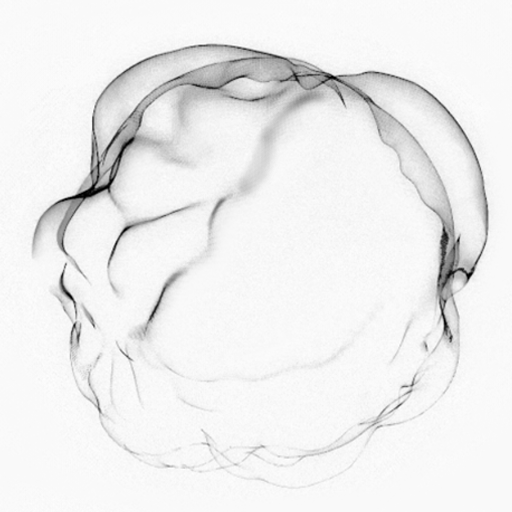
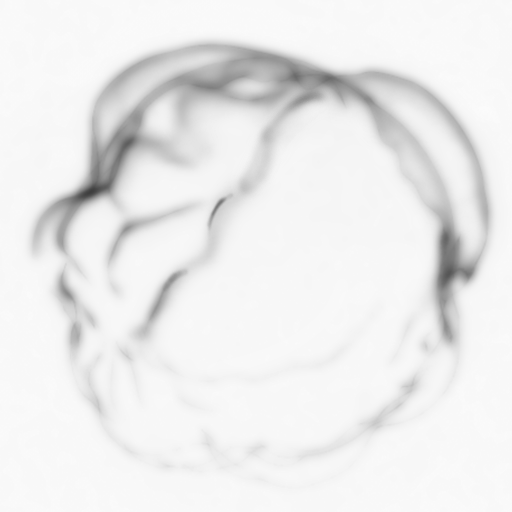
Layer changes from the first 512×512 image to the second:
hid "レイヤー 2" over <box>0,0,512,512</box>
added layer "レイヤー 1" (4th of 5) (multiply) above "レイヤー 1" over <box>0,0,512,512</box>
"レイヤー 1" (5th of 5): opacity 100% → 10% over <box>0,0,512,512</box>
hid "背景" over <box>0,0,512,512</box>